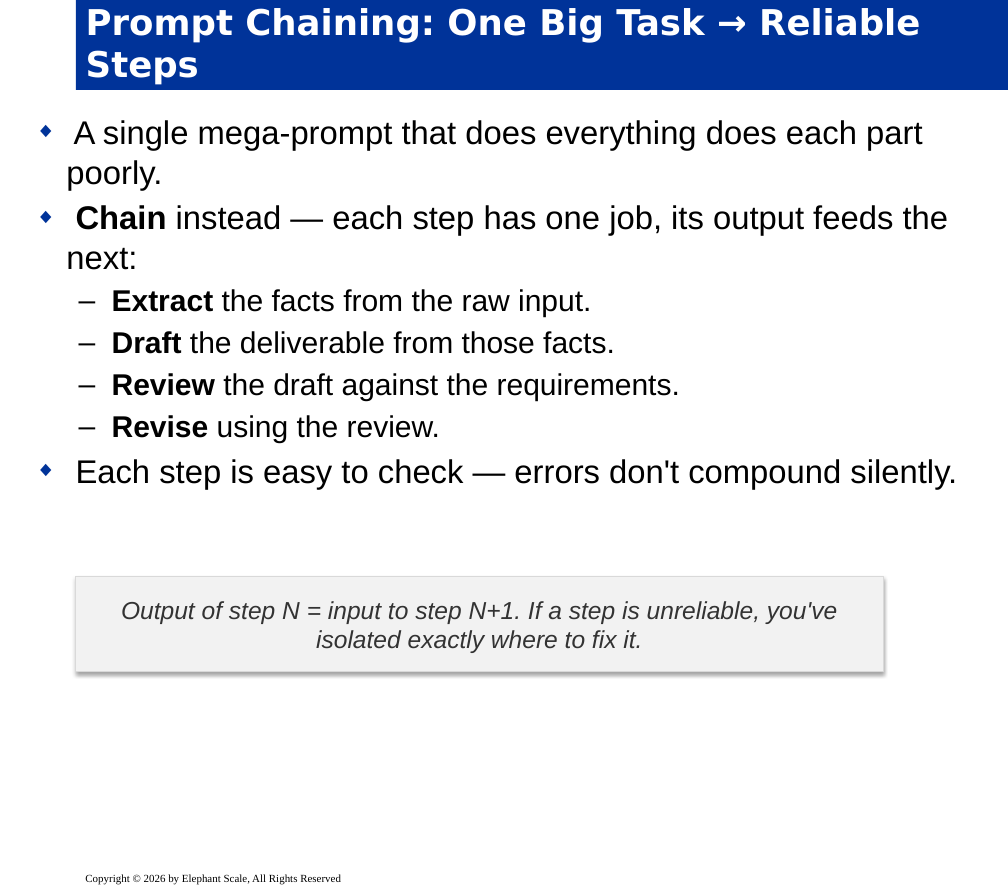
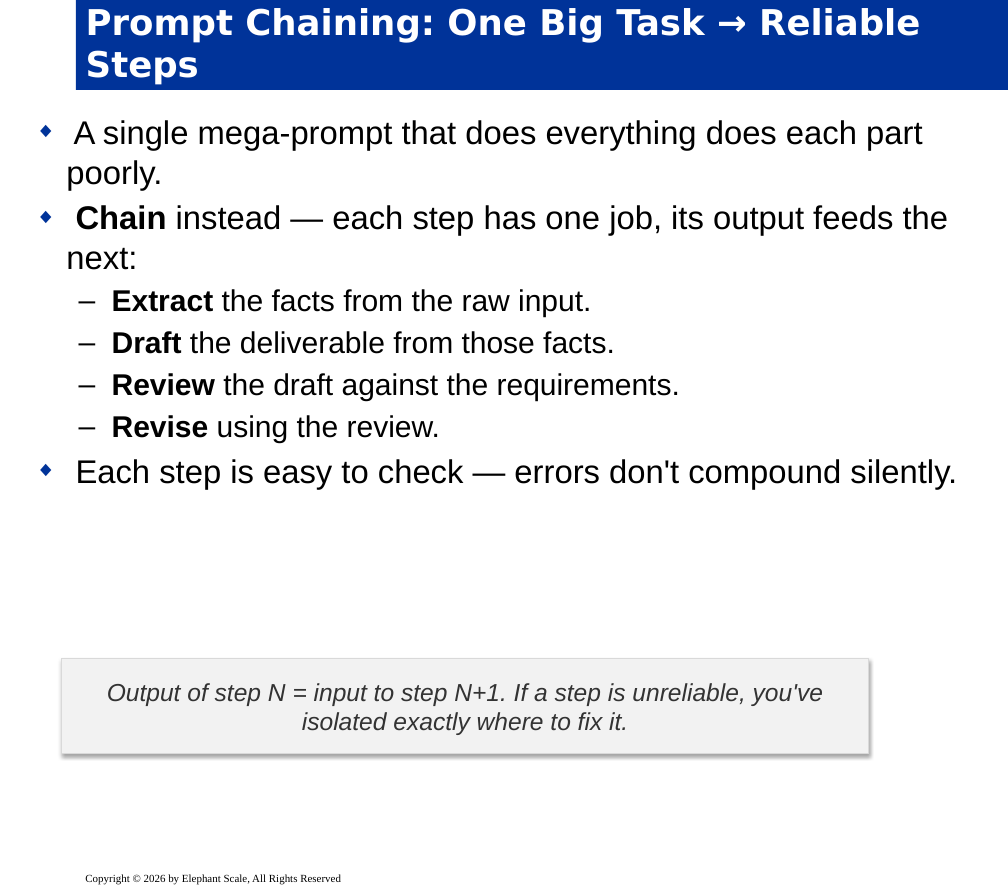
Before and after one commit to elephantscale/Prompt_Engineering_for_Business_Professionals, a slide deck: slide 4 of slides/release/04-advanced-techniques.pptx. Drawn at 1008x892 pixels with LibreOffice and Linux fonts; fonts in the diff are those of the drawing; background and template pictures are left out. Boxes give left, top, right and bottom in pixels: in the first picture for what was removed or moved away, otherwise in the second. Text is boxed around its words. In the diff, an @@ line names an element or a change of style, - is before the commit and + after.

```diff
--- a/slides/release/04-advanced-techniques.pptx
+++ b/slides/release/04-advanced-techniques.pptx
@@ rectangle "Output of step N = ..." moved from (x1=76, y1=577, x2=883, y2=672) to (x1=61, y1=659, x2=868, y2=753) @@
```
Also in this commit, not shown: 7 other slides changed.
